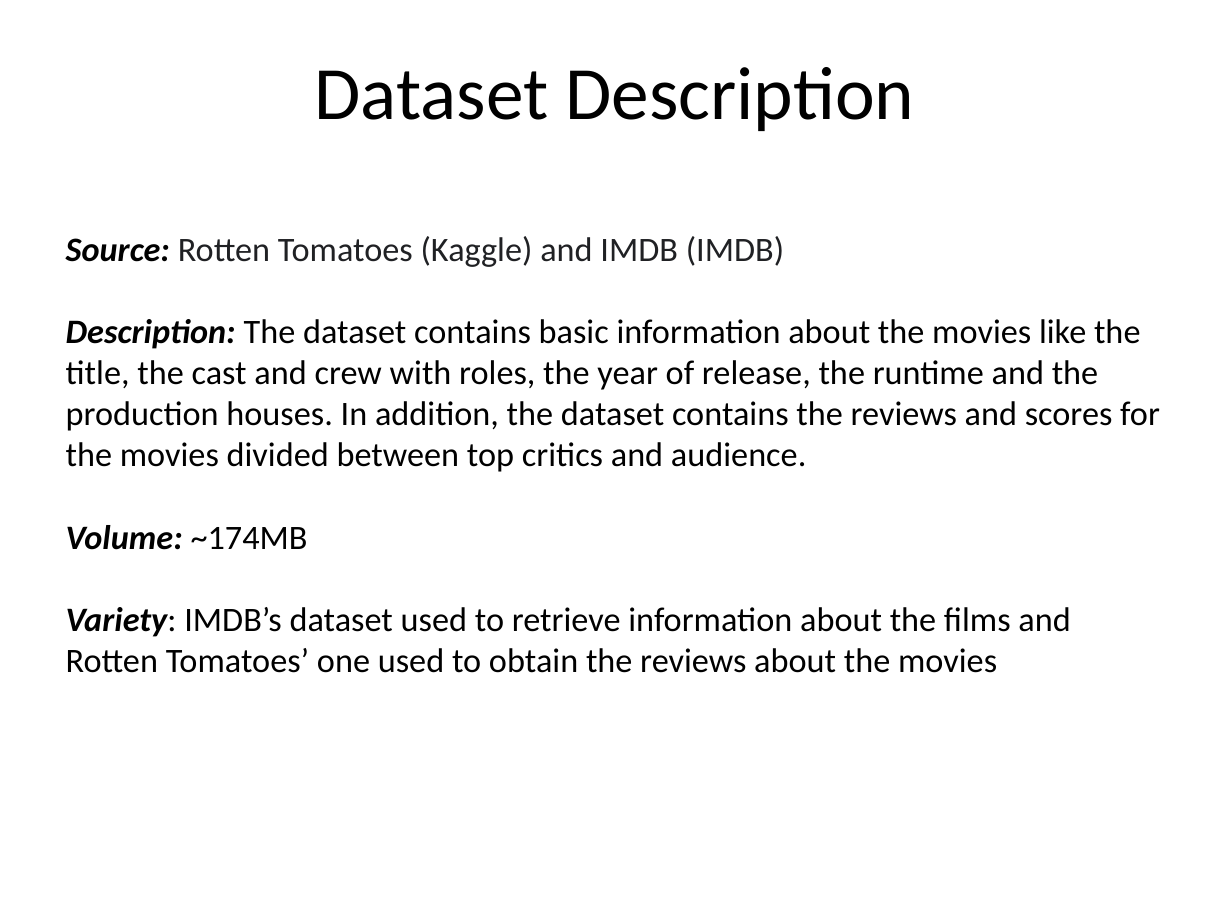
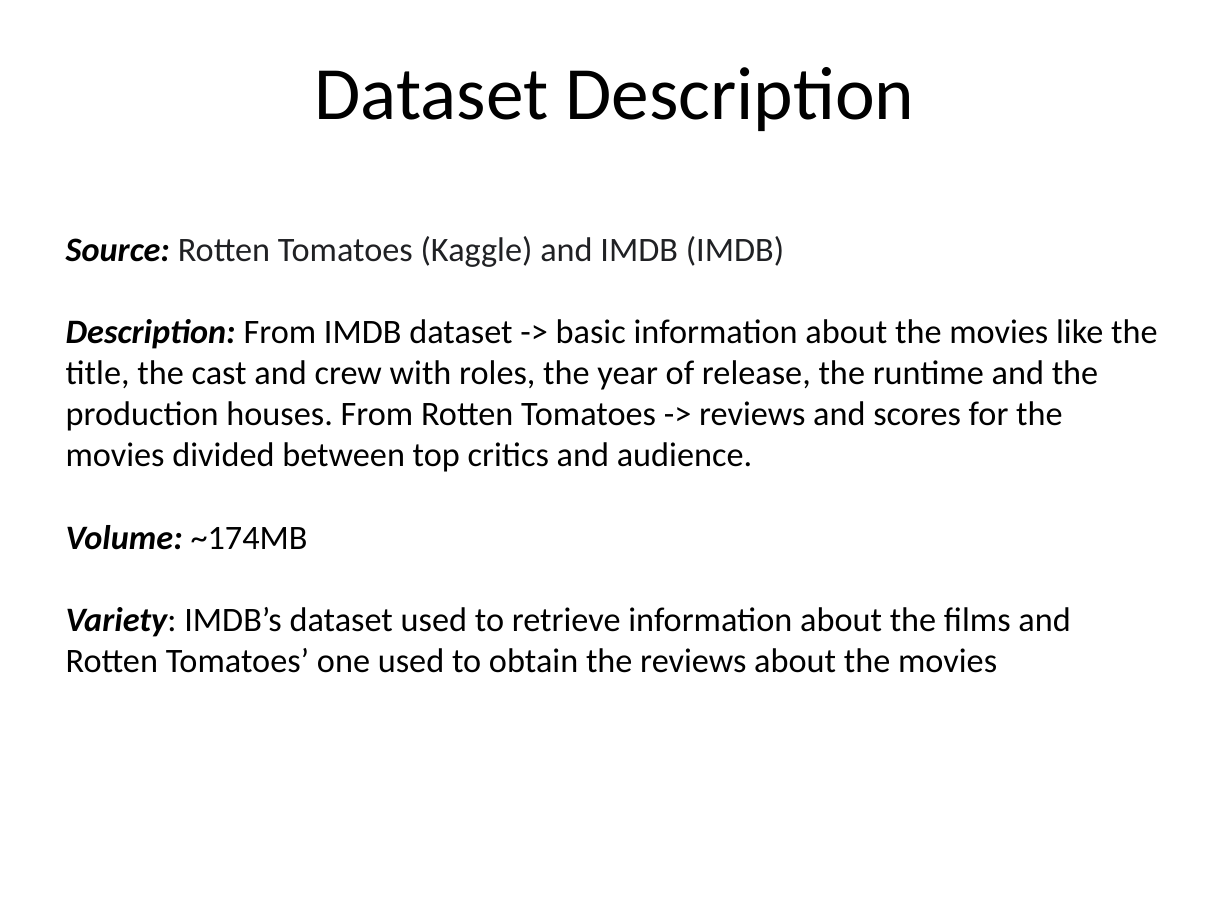
Before and after one commit to glmquint/RottenMovies, a slide deck: slide 4 of Presentazione.pptx. Drawn at 1232x924 pixels with LibreOffice and Linux fonts; fonts in the diff are those of the drawing; background and template pictures are left out. Boxes give left, top, right and bottom in pixels: in the first picture for what was removed or moved away, otherwise in the second. Text is boxed around its words. In the diff, an @@ line names an element or a change of style, - is before the commit and + after.

```diff
--- a/Presentazione.pptx
+++ b/Presentazione.pptx
@@ text at (66, 319, 1157, 472): text changed @@
-Description: The dataset contains basic information about the movies like the title, the cast and crew with roles, the year of release, the runtime and the production houses. In addition, the dataset contains the reviews and scores for the movies divided between top critics and audience.
+Description: From IMDB dataset -> basic information about the movies like the title, the cast and crew with roles, the year of release, the runtime and the production houses. From Rotten Tomatoes -> reviews and scores for the movies divided between top critics and audience.
```
Also in this commit, not shown: 4 other slides changed, 2 other files.
